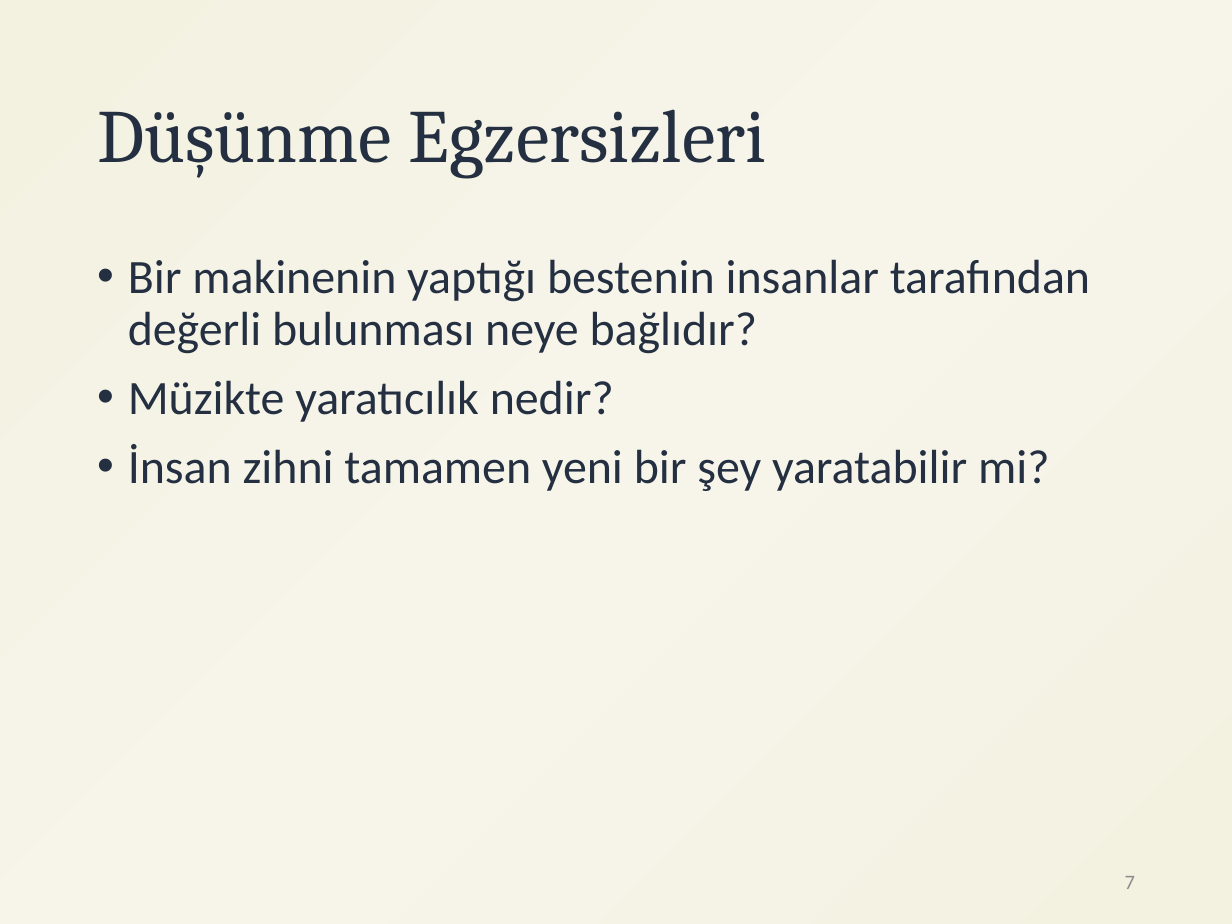
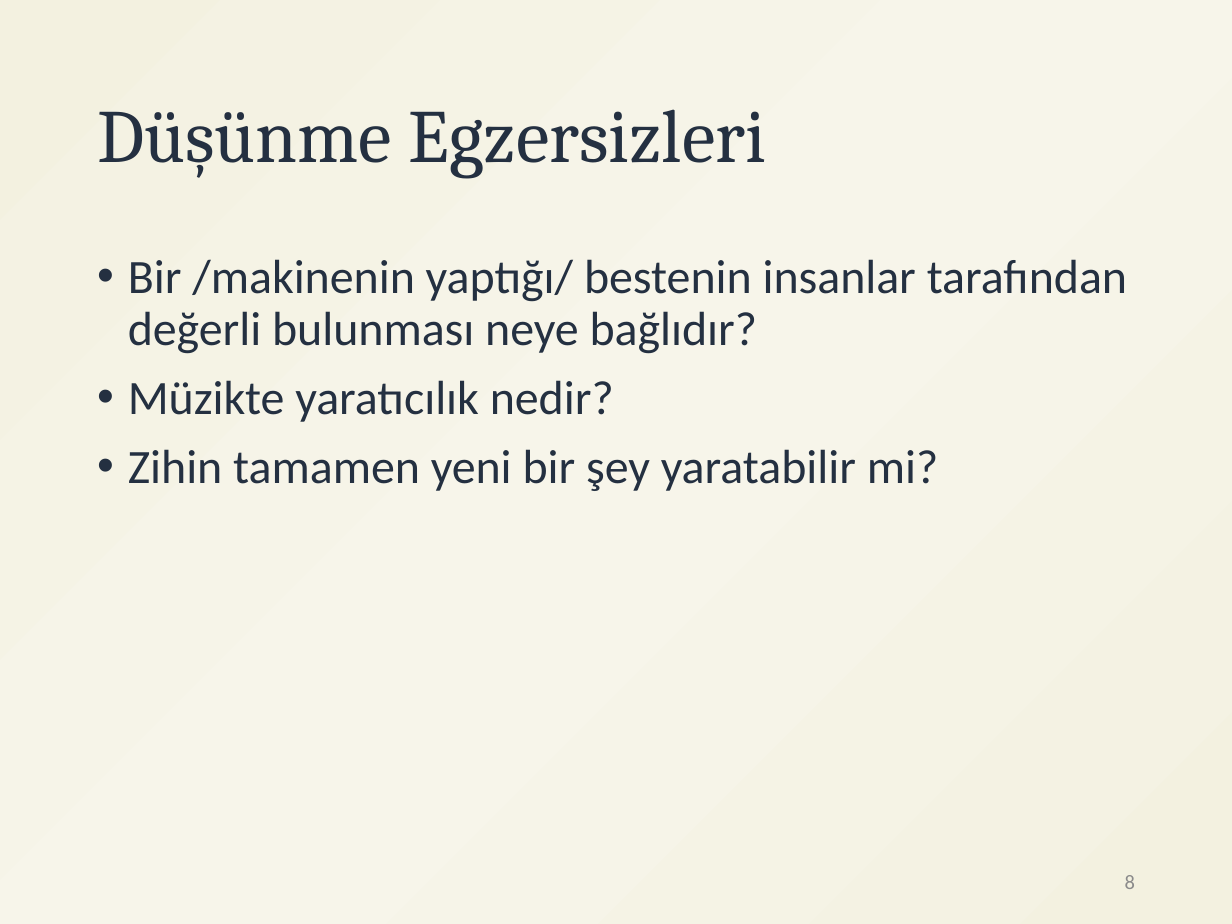
Before and after one commit to ihpar/katip, a slide deck: slide 8 of assets/DL_GUI.pptx (slide 7 before the commit). Drawn at 1232x924 pixels with LibreOffice and Linux fonts; fonts in the diff are those of the drawing. Boxes give left, top, right and bottom in pixels: in the first picture for what was removed or moved away, otherwise in the second. Text is boxed around its words. In the diff, an @@ line names an element or a change of style, - is before the commit and + after.

```diff
--- a/assets/DL_GUI.pptx
+++ b/assets/DL_GUI.pptx
@@ text at (128,259,1127,354): text changed @@
-• Bir makinenin yaptığı bestenin insanlar tarafından değerli bulunması neye bağlıdır?
+• Bir /makinenin yaptığı/ bestenin insanlar tarafından değerli bulunması neye bağlıdır?
@@ text at (128,449,938,491): text changed @@
-• İnsan zihni tamamen yeni bir şey yaratabilir mi?
+• Zihin tamamen yeni bir şey yaratabilir mi?
@@ page number at (1125,875,1135,889): text changed @@
-7
+8
```
Also in this commit, not shown: 3 other slides changed, 2 slides added, 1 slide removed, 1 other file.
